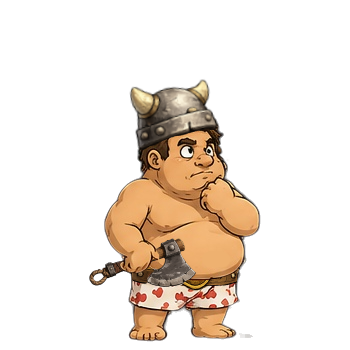
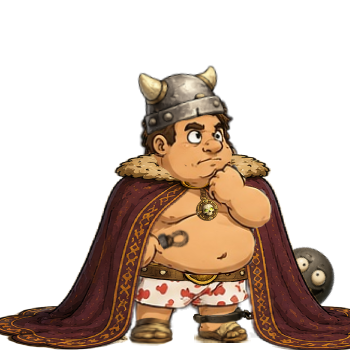
Layers edited between the first and the second w=350, h=350 image:
added layer "1_cape-face" above "sandale" over <box>0,151,350,350</box>
added layer "sandale" above "medaillon" over <box>127,317,251,346</box>
added layer "medaillon" above "slip de guerre" over <box>195,186,219,221</box>
painted on "slip de guerre" over <box>104,112,257,291</box>
removed layer "tete" over <box>137,129,231,268</box>
moved "Hache" above "Casque", painted on it over <box>84,227,196,307</box>
renamed "attaque-2-casque" to "Casque", painted on it over <box>129,65,238,260</box>
removed layer "Main" over <box>119,146,253,338</box>
added layer "cailloux" above "Boulet" over <box>74,294,129,345</box>
added layer "Boulet" above "Hodor" over <box>192,246,336,324</box>
painted on "Hodor" over <box>104,92,274,342</box>
